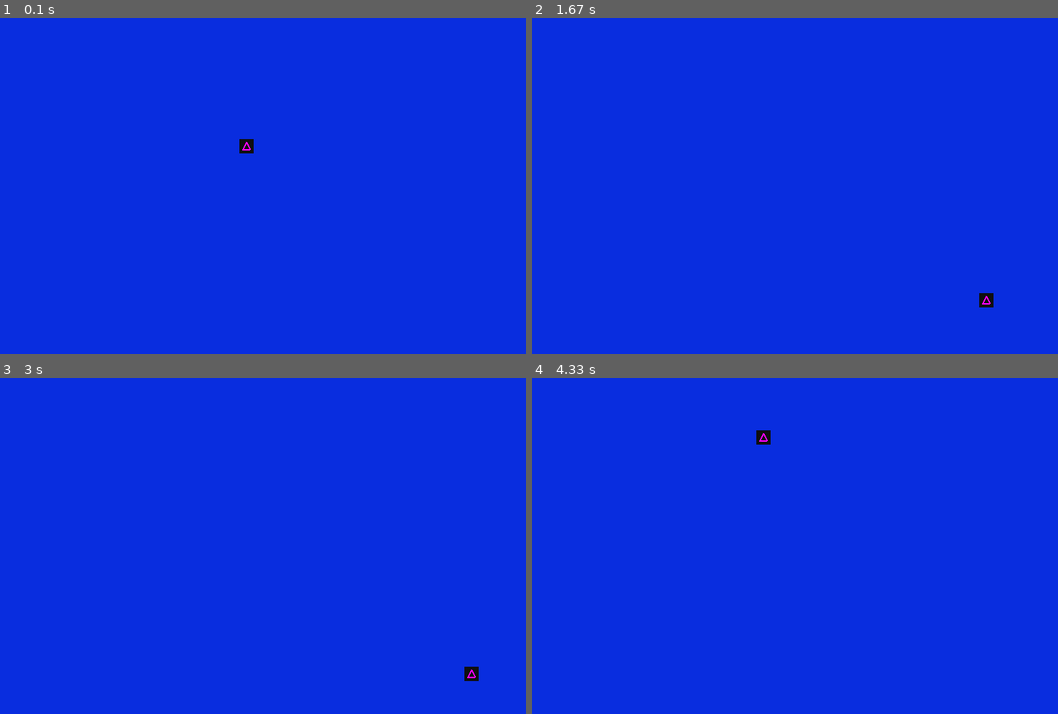
Above: before the commit, frames 1-4 (two rows, left to right).
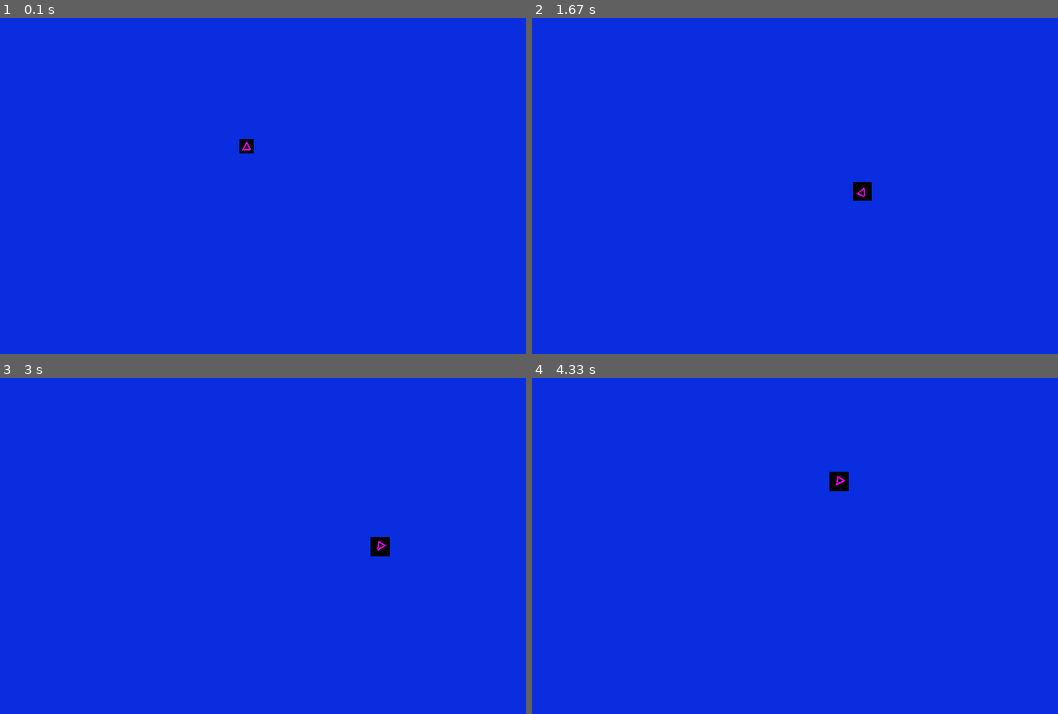
Above: after the commit, the same moments.

Repository: jeremybarzas/Python-Steering_Behaviors
Game: pygame game, started from Main.py
The game is run twice, just before and just after one commit, with the same random seed, the same clock (stepped at 60 frames per second) and the same inputs. The source is Python 2; it was converted automatically to run under Python 3.
Inputs (mouse positions are in pixels of both pictures, inside the frame that each line leads up to):
- Up to frame 1 (0.1 s): no input
- Up to frame 2 (1.67 s): click (958, 128) at 0.38 s; click (826, 233) at 0.72 s; click (979, 290) at 1.05 s; right-click (779, 182) at 1.38 s
- Up to frame 3 (3 s): click (220, 425) at 1.72 s; click (outside the picture) at 2.05 s; click (21, 404) at 2.38 s; click (57, 445) at 2.72 s
- Up to frame 4 (4.33 s): click (900, 394) at 3.05 s; click (605, 472) at 3.38 s; click (926, 546) at 3.72 s; click (outside the picture) at 4.05 s

The runs differ from the first frame. In frame 2, 0.3% of the frame differs, in the area x 61-88%, y 48-87%; in frame 3, 0.3%, in the area x 70-92%, y 47-91%; in frame 4, 0.3%.

Commit message:
end of day commit

Diff:
--- a/Agent.py
+++ b/Agent.py
@@ -11,17 +11,32 @@
     def __init__(self, posx, posy, linecolor, blitcolor):
         '''constructor'''
         self.position = Vector2(posx, posy)
+        self.acceleration = Vector2(0, 0)
         self.velocity = Vector2(0, 0)
-        self.maxvelocity = 750
+        self.maxvelocity = 250
         self.heading = Vector2(0, 0)
+        self.force = Vector2(0, 0)
         self.forces = []
         self.previousforces = []
         self.surface = pygame.Surface((20, 20))
-        sur = self.surface
-        sur.fill(blitcolor)
-        currpos = Vector2(sur.get_width() / 2, sur.get_height() / 2)
-        points = [(currpos[0] - 1, currpos[1] - 6), (currpos[0] - 6, currpos[1] + 4), (currpos[0] + 4, currpos[1] + 4)]
+        surfacepos = Vector2(self.surface.get_width() / 2, self.surface.get_height() / 2)
+        points = [(surfacepos[0] - 1, surfacepos[1] - 6), (surfacepos[0] - 6, surfacepos[1] + 4), (surfacepos[0] + 4, surfacepos[1] + 4)]
         pygame.draw.polygon(self.surface, linecolor, points, 2)
+        self.wanderangle = math.pi/2.0
+
+    def updateagent(self, deltatime):
+        ''' update the agent '''
+        self.acceleration = self.force
+        self.velocity += self.acceleration * deltatime
+        currmag = self.velocity.magnitude()
+        if currmag > self.maxvelocity:
+            self.velocity = self.velocity.normalise() * self.maxvelocity
+        self.position += self.velocity * deltatime
+        self.heading = self.velocity.normalise()
+
+    def add_force(self, force):
+        ''' add a force to the agents velocity '''
+        self.force += force
 
     def seek(self, target):
         '''seek the target'''
@@ -30,7 +45,6 @@
         directiontotarget = displacement.normalise()
         newvelocity = directiontotarget * self.maxvelocity
         seekforce = newvelocity - currentvelocity
-        self.forces.append(seekforce)
         return seekforce
 
     def flee(self, target):
@@ -41,29 +55,27 @@
         newvelocity = directiontotarget * self.maxvelocity
         seekforce = newvelocity - currentvelocity
         fleeforce = seekforce * -1
-        self.forces.append(fleeforce)
         return fleeforce
 
     def wander(self, distance, radius):
         ''' wander around aimlessly '''
-        # Start with a random target on the edge of the
-        # sphere with a set radius around the agent
-
-        # Add a randomised vector to the target, with a
-        # magnitude specified by a jitter amount
-
-        # Bring the target back to the radius of the
-        # sphere by normalising it and scaling by the radius
-
-        # Add the agents heading, multiplied by an
-        # distance, to the target
-
         center_circle = self.velocity.normalise()
         center_circle = center_circle * distance
-        displacement = Vector2(0, 1)
-        wanderangle = wanderangle + (random.randrange(0.0, 1.0) * 1) - (1 * .5)
-        displacement.setx(math.cos(wanderangle) * displacement.magnitude())
-        displacement.sety(math.sin(wanderangle) * displacement.magnitude())
+
+        displacement = Vector2(0, 1) * radius
+
+
+        self.wanderangle += (random.randrange(0.0, 1.0) * 1) - (1 * .5)
+
+        displacement.setx(math.cos(self.wanderangle) * displacement.magnitude())
+        displacement.sety(math.sin(self.wanderangle) * displacement.magnitude())
+
+        wanderforce = center_circle + displacement
+        return wanderforce
+
+    def clear_force(self):
+        ''' clear the force '''
+        self.force = Vector2(0, 0)
 
     def apply_forces(self, deltatime):
         '''apply forces to agent'''
@@ -78,13 +90,6 @@
         velocity = self.velocity * deltatime
         self.position = self.position + velocity
         self.heading = self.velocity.normalise()
-        self.clear_forces()
-
-    def clear_forces(self):
-        ''' clear the forces list '''
-        for force in self.forces:
-            self.forces.pop()
-        self.forces = []
 
     def __str__(self):
         '''print agents info'''
@@ -93,7 +98,13 @@
     def draw(self, surface):
         ''' draws agent to screen as triangle '''
         currpos = self.position
-        surface.blit(self.surface, (int(currpos.getx()), int(currpos.gety())))
+        # self.heading = self.velocity.normalise()
+        angle = math.atan2(self.heading.gety(), self.heading.getx()) * 180 / math.pi
+        if angle < 0:
+            angle = 360 + angle
+        print self.heading.gety(), ',', self.heading.getx()
+        newsurf = pygame.transform.rotate(self.surface, -angle)
+        surface.blit(newsurf, (int(currpos.getx()), int(currpos.gety())))
 
 
 if __name__ == '__main__':
--- a/Main.py
+++ b/Main.py
@@ -35,6 +35,10 @@
         for event in pygame.event.get():  # User did something
             if event.type == pygame.QUIT:  # If user clicked close
                 done = True
+            # check to see if a button was pressed
+            if event.type == pygame.KEYDOWN:
+                if event.button == pygame.K_SPACE:
+                    testagent.velocity = Vector2(0, 0)
             # check to see if mouse button was pressed
             if event.type == pygame.MOUSEBUTTONDOWN:
                 clickpos = pygame.mouse.get_pos()
@@ -48,26 +52,22 @@
                     fleetarget = Vector2(clickpos[0], clickpos[1])
                     leftclick = False
                     rightclick = True
+                elif event.button == 2:
+                    testagent.add_force(testagent.wander(50, 300))
+                    leftclick = False
+                    rightclick = False
         # fill screen with black
         screen.fill(bgcolor)
-        # draw agent to screen as a red triangle
+        # draw agent to screen
         testagent.draw(screen)
-        # logic to control wether it seeks or fless
+        # logic to control wether it seeks or flees
         if leftclick:
-            testagent.seek(seektarget)
+            testagent.add_force(testagent.seek(seektarget))
         elif rightclick:
-            testagent.flee(fleetarget)
+            testagent.add_force(testagent.flee(fleetarget))
         # apply forces calcualated by steering behaviors
-        testagent.apply_forces(delta)
-         # out of bounds check
-        if testagent.position.getx() >= screen_width:
-            testagent.position.setx(screen_width - 10)
-        if testagent.position.getx() <= 0:
-            testagent.position.setx(0 + 10)
-        if testagent.position.gety() >= screen_height:
-            testagent.position.sety(screen_height - 10)
-        if testagent.position.gety() <= 0:
-            testagent.position.sety(0 + 10)
+        testagent.updateagent(delta)
+        testagent.clear_force()
         # update function
         pygame.display.flip()
     pygame.quit()
